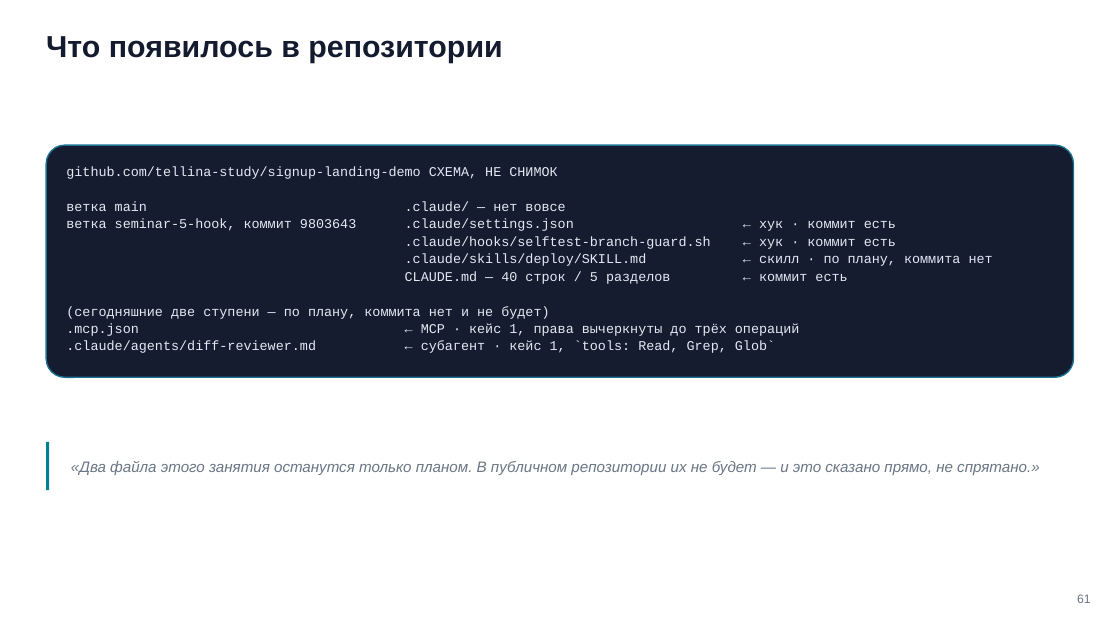
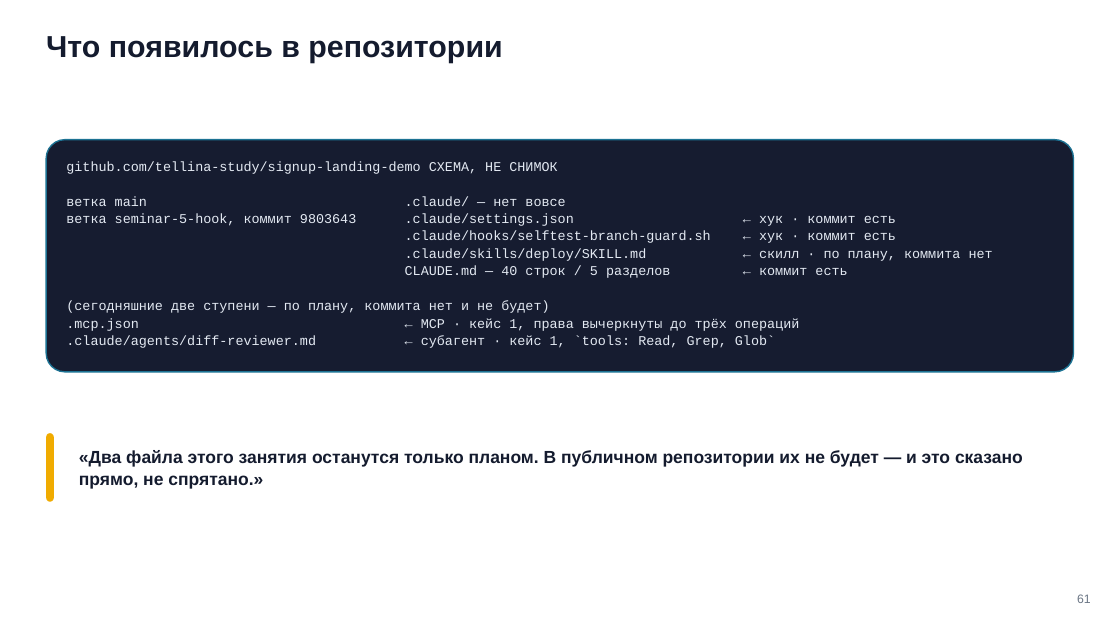
Before and after one commit to tellina-study/AI-usage-lessons, a slide deck: slide 61 of library/seminars/sem-06/rendered/sem-06.pptx. Drawn at 1120x630 pixels with LibreOffice and Linux fonts; fonts in the diff are those of the drawing. Boxes give left, top, right and bottom in pixels: in the first picture for what was removed or moved away, otherwise in the second. Text is boxed around its words. In the diff, an @@ line names an element or a change of style, - is before the commit and + after.

```diff
--- a/library/seminars/sem-06/rendered/sem-06.pptx
+++ b/library/seminars/sem-06/rendered/sem-06.pptx
@@ rounded rectangle: place and size @@
-rounded rectangle at box(46, 145, 1074, 377)
+rounded rectangle at box(46, 139, 1074, 371)
@@ text "github.com/tellina-study/signup-landing-demo СХЕМА, НЕ СНИМО ...": place and size @@
-text "github.com/tellina-study/signup-landing-demo СХЕМА, НЕ СНИМО ..." at box(66, 166, 847, 353)
+text "github.com/tellina-study/signup-landing-demo СХЕМА, НЕ СНИМО ..." at box(66, 161, 847, 348)
@@ rounded rectangle: place and size @@
-rounded rectangle at box(46, 442, 50, 490)
+rounded rectangle at box(46, 434, 54, 502)
@@ rounded rectangle at box(46, 434, 54, 502): rectangle to rounded rectangle; fill #028090 to #F0AB00 @@
@@ text "«Два файла этого занятия останутся ...": place and size @@
-text "«Два файла этого занятия останутся ..." at box(71, 461, 1039, 475)
+text "«Два файла этого занятия останутся ..." at box(79, 450, 1023, 489)
@@ text "«Два файла этого занятия останутся ..." at box(79, 450, 1023, 489): size 13 to 15 pt, text colour #6B7685 to #141B2E, bold on, italic off; line spacing 16.4pt to 18.6pt @@
```
Also in this commit, not shown: 17 other slides changed, 19 other files.
